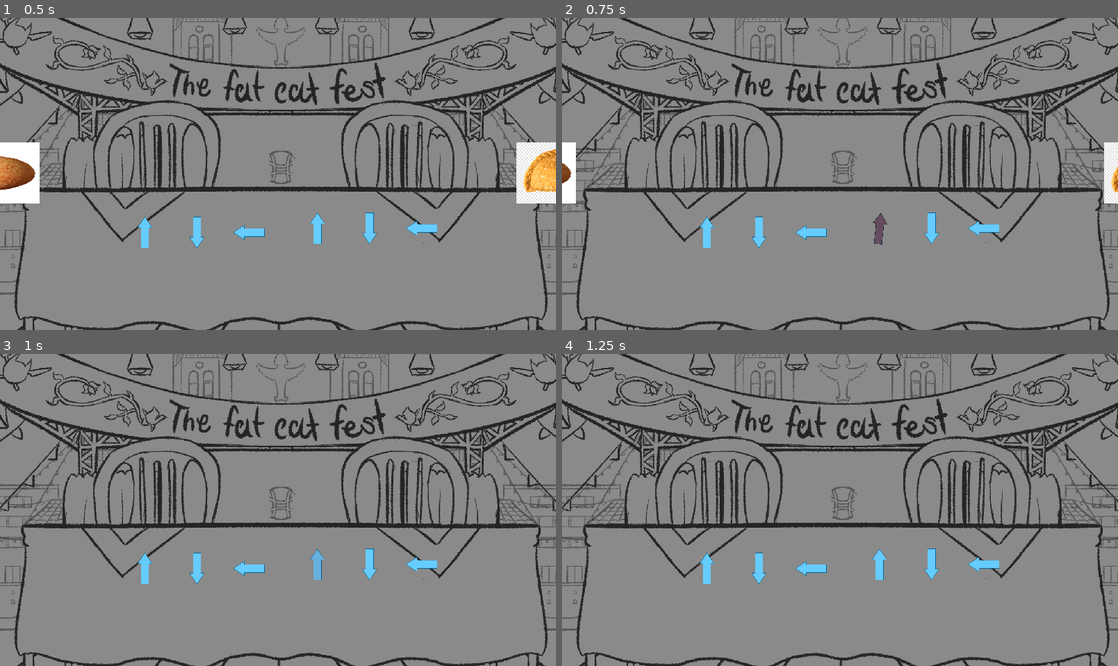
Above: before the commit, frames 1-4 (two rows, left to right).
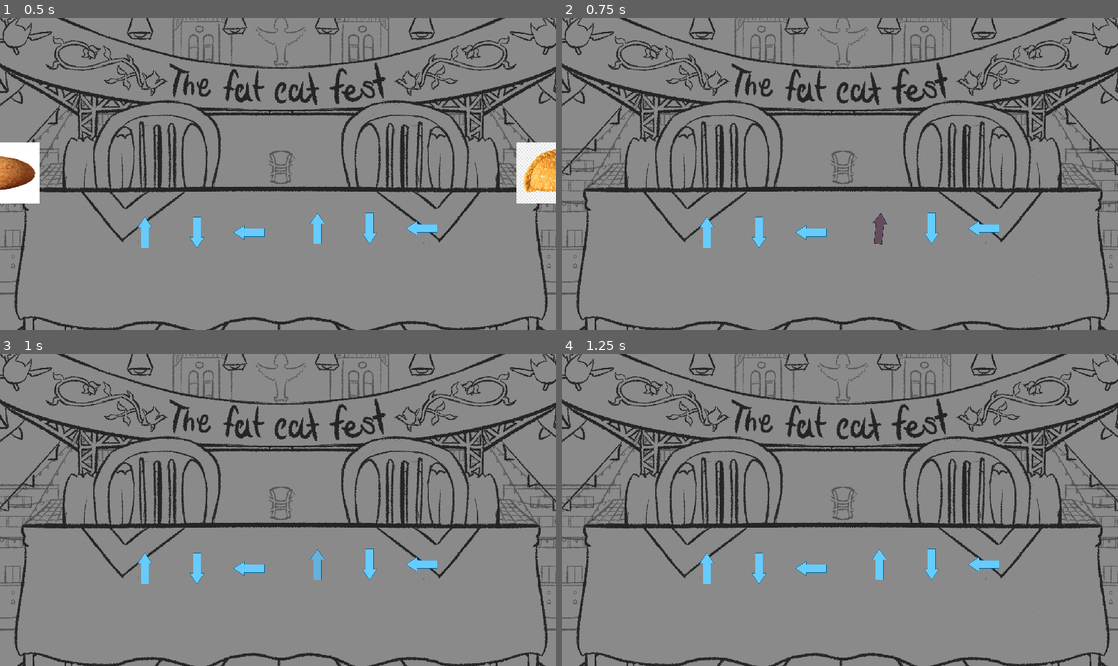
Above: after the commit, the same moments.

Repository: soetgdeznsgk/GGJ24---Fat-Cat-Fest
Game: Godot game, scene res://Escenas/Maingame/Maingame.tscn
Same seed, same stepped clock (60 frames per second), same inputs: the game is played once before the commit and once after it. This scene is started directly instead of the project's main scene. The engine's default icon, where the game draws it, is replaced by a stand-in: a white triangle on a blue panel in a dark square.
Inputs (mouse positions are in pixels of both pictures, inside the frame that each line leads up to):
- Up to frame 1 (0.5 s): no input
- Up to frame 2 (0.75 s): tap Enter (ui_accept) at 0.5, 0.6 s; move the mouse to (962, 158) at 0.52 s; hold Right (DerechaPj1) from 0.53 s (still down); click (962, 158) at 0.67 s
- Up to frame 3 (1 s): keep holding Right (DerechaPj1); tap Enter (ui_accept) at 0.77 s
- Up to frame 4 (1.25 s): keep holding Right (DerechaPj1); tap Enter (ui_accept) at 1.07 s

Frame 1 is identical in both runs. In frame 2, 1.0% of the frame differs, in the area x 0-100%, y 39-60%; in frame 3, nothing differs; in frame 4, nothing differs.
Error before the commit: Invalid access to property or key 'animation_finished' on a base object of type 'null instance'. (res://Logica/comidas.gd:73)

Commit message:
agregado llamar funciones cuando termina la animacion

Diff:
--- a/Logica/comidas.gd
+++ b/Logica/comidas.gd
@@ -49,10 +49,7 @@
 		listaRecetasJugador2.append(receta2)
 
 func manejarCambioReceta():
-	if recetaPlayer1.get_child_count() == 0:
-		entradaReceta()
-	else:
-		salidaReceta()
+	print("hola")
 
 func entradaReceta():
 	recetaActualJugador1 = listaRecetasJugador1.pop_back()
@@ -70,14 +67,11 @@
 	animacion_salida(1)
 	animacion_salida(2)
 	#animation_finished es una funcion, como se está conectando se pone sin parentesis (para poner la referencia)
-	recetaActualJugador1.get_child(0).animation_finished.connect(prueba1)
-	recetaActualJugador2.get_child(0).animation_finished.connect(prueba2)
+	#recetaActualJugador1.get_child(0).animation_finished.connect(prueba1)
+	#recetaActualJugador2.get_child(0).animation_finished.connect(prueba2)
 
-func prueba1(_anim_name):
-	recetaActualJugador1.queue_free()
-
-func prueba2(_anim_name):
-	recetaActualJugador2.queue_free()
+func prueba(receta):
+	print("HOLA CHAT ESTOY ENTRANDOOOOOOOOOOOOOOO  SOY ",receta)
 
 func animacion_entrada(numeroJugador):
 	#tween que mueve a la receta actual
@@ -93,6 +87,9 @@
 			direccionMov=Vector2(-700,0)
 	#print(recetaActual.moveset)
 	tween.tween_property(recetaAMover,"position",direccionMov,1)
+	tween.tween_callback(prueba.bind(recetaAMover))
+	tween.tween_callback(queue_free)
+
 
 func animacion_salida(numeroJugador):
 	var tween=create_tween()
@@ -107,3 +104,4 @@
 			direccionMov=Vector2(0,0)
 	#print(recetaActual.moveset)
 	tween.tween_property(recetaAMover,"position",direccionMov,1)
+	recetaAMover.queue_free()
